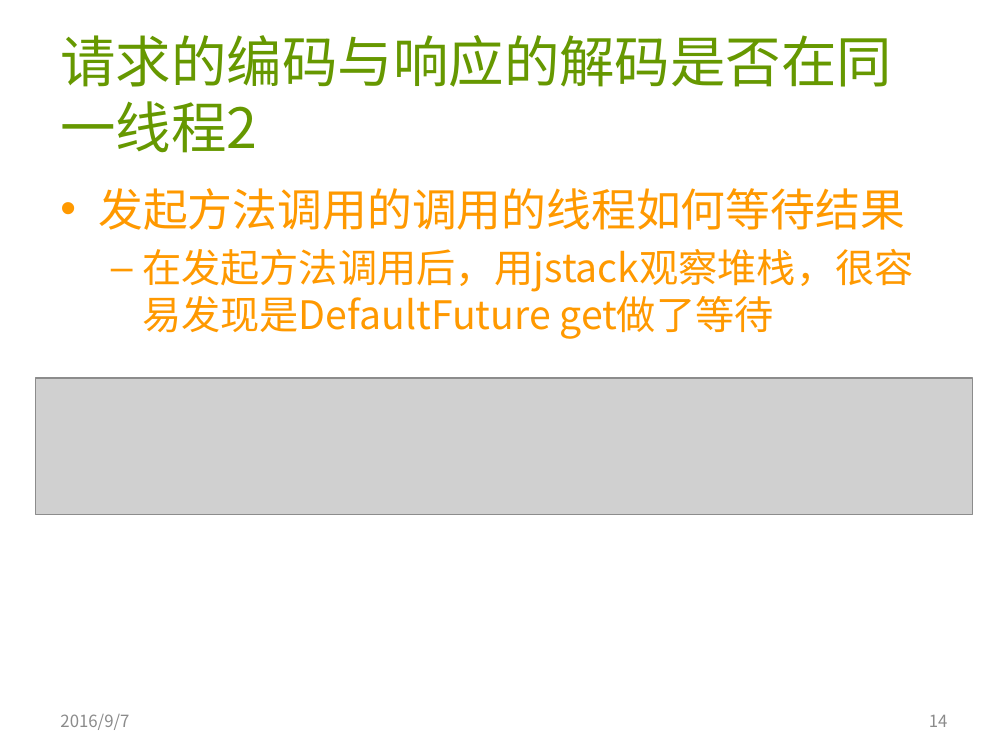
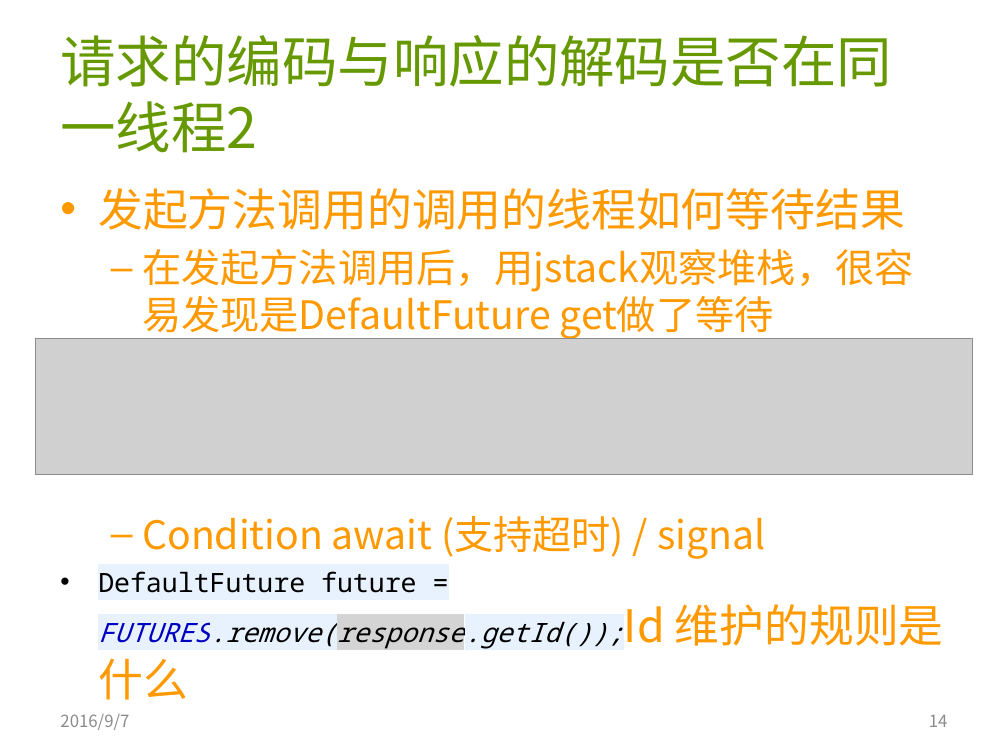
Before and after one commit to AmarRocks/demo, a slide deck: slide 14 of 04.dubbo_demo/document/dubbo源码分析2-refreence bean发起调用.pptx. Drawn at 1008x756 pixels with LibreOffice and Linux fonts; fonts in the diff are those of the drawing; grey boxes stand for pictures. Boxes give left, top, right and bottom in pixels: in the first picture for what was removed or moved away, otherwise in the second. Text is boxed around its words. In the diff, an @@ line names an element or a change of style, - is before the commit and + after.

```diff
--- a/04.dubbo_demo/document/dubbo源码分析2-refreence bean发起调用.pptx
+++ b/04.dubbo_demo/document/dubbo源码分析2-refreence bean发起调用.pptx
@@ picture: place and size @@
-picture at (35, 378, 972, 514)
+picture at (35, 339, 972, 475)
@@ text at (98, 516, 944, 700): paragraphs added @@
+  – Condition await (支持超时) / signal
+• DefaultFuture future = FUTURES.remove(response.getId());Id 维护的规则是什么
```
Also in this commit, not shown: 1 other slide changed, 1 slide removed.
